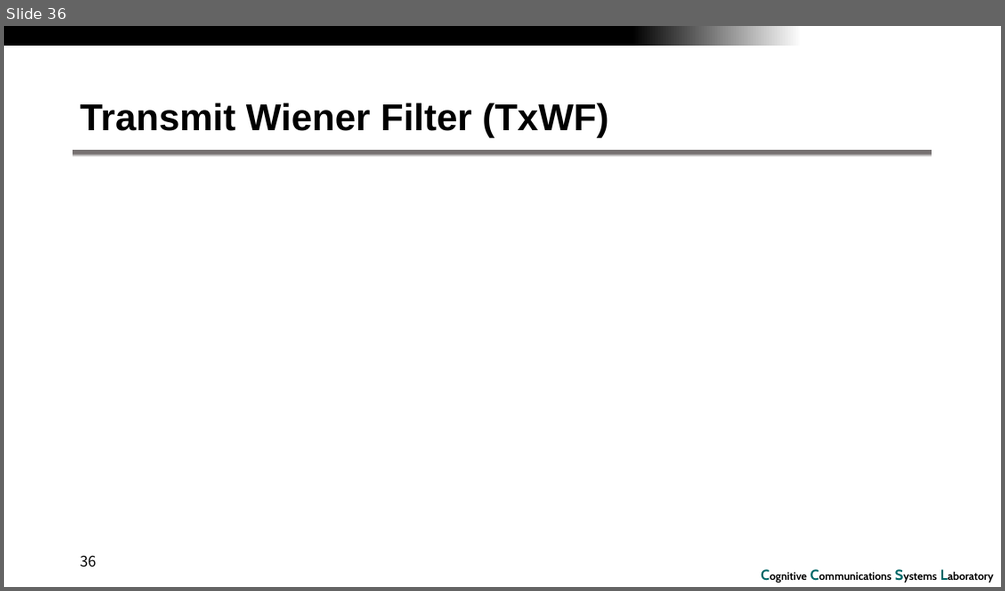
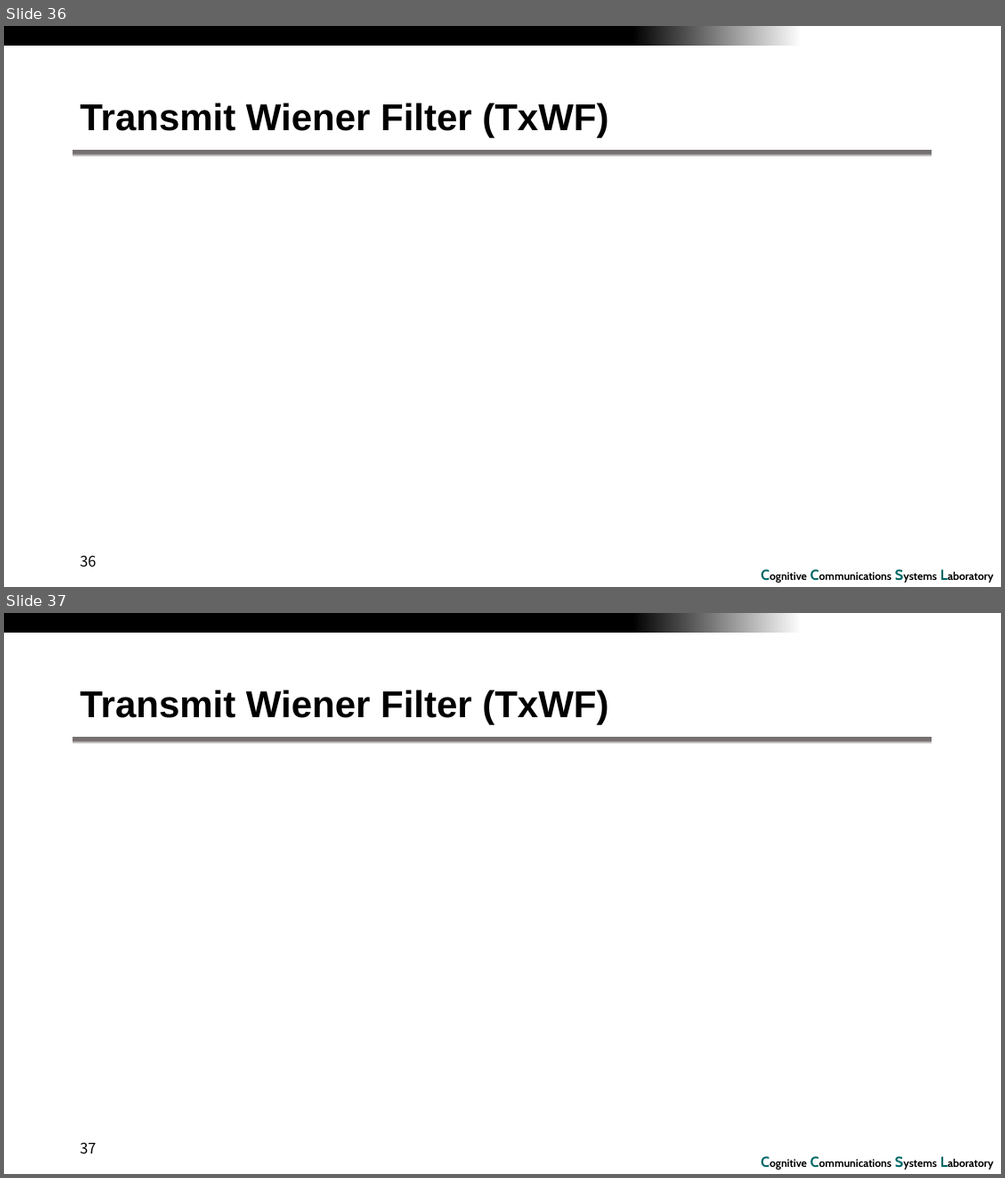
Before and after one commit to RefatHanbat/Presentation-of-SDM, a slide deck: Linear transmit processing.pptx. Shown one above the other, each under a label of ours: slide 36 before the commit, slides 36 and 37 after it. The pictures are 1005x591 and 1005x1178 pixels, drawn with LibreOffice and Linux fonts; fonts in the diff are those of the drawing; grey boxes stand for pictures; background and template pictures are left out. Boxes give left, top, right and bottom in pixels: in the first picture for what was removed or moved away, otherwise in the second. Text is boxed around its words. In the diff, an @@ line names an element or a change of style, - is before the commit and + after.

Commit message:
updated

```diff
--- a/Linear transmit processing.pptx
+++ b/Linear transmit processing.pptx
@@ slide 37 added at (4,613,1001,1174), background #FFFFFF; not listed: 3 template elements that a slide beside it also shows @@
@@ title added at (80,690,608,724), 36 pt, text #000000, bold @@
+Transmit Wiener Filter (TxWF)
@@ page number added at (80,1143,96,1153), 14 pt, text #000000 @@
+37
```
